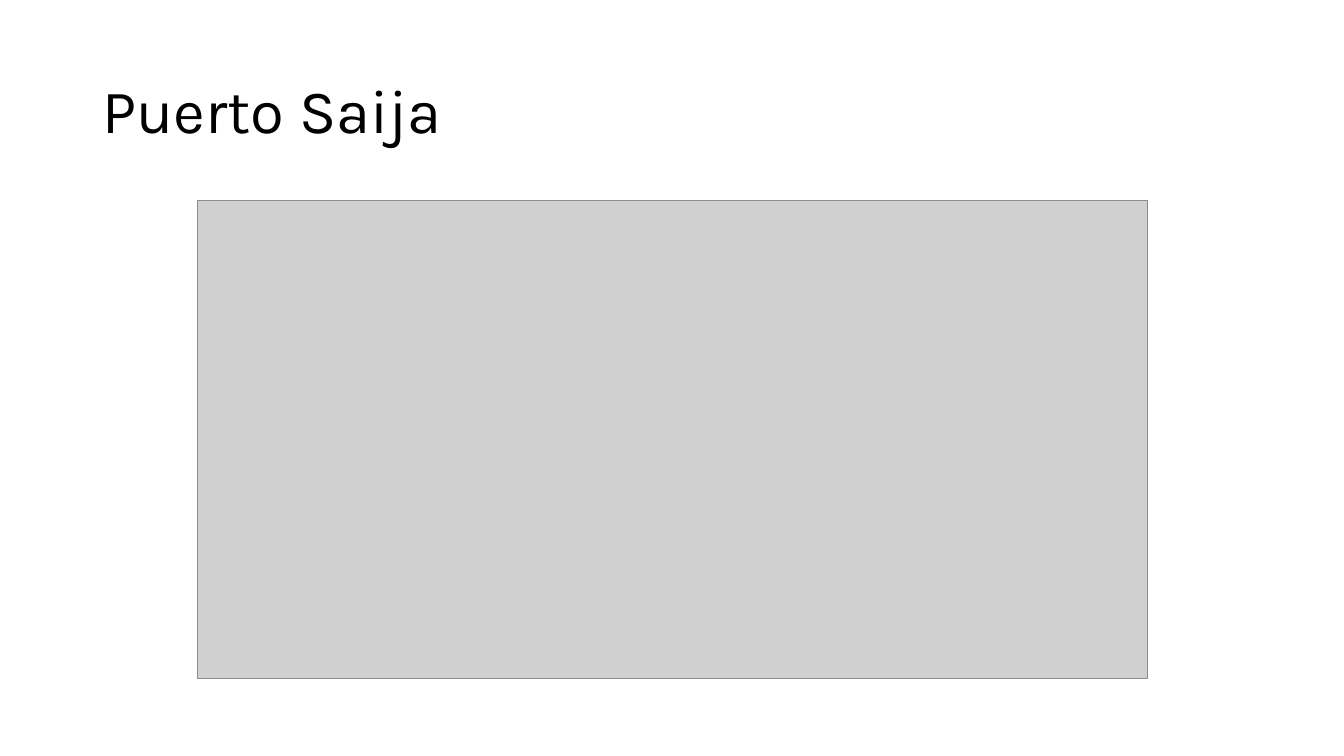
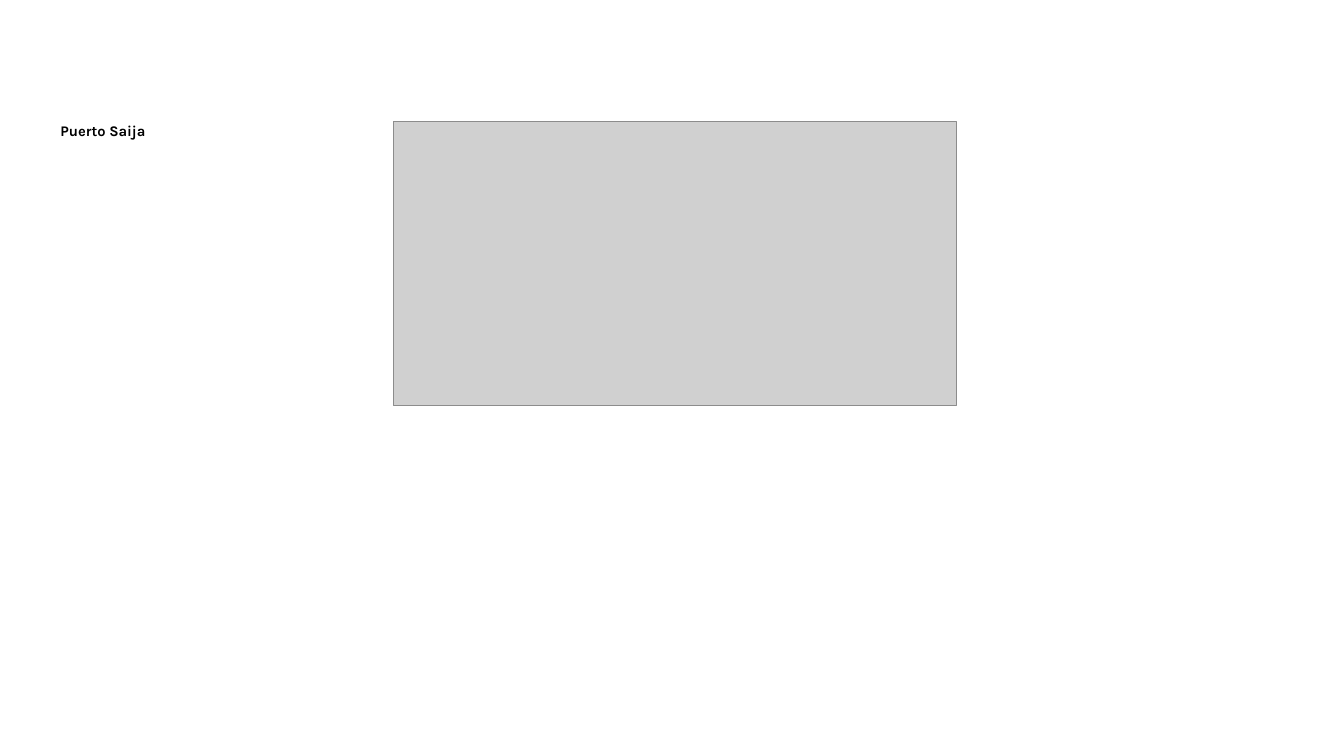
Before and after one commit to edalfon/ptfr, a slide deck: slide 42 of slides/slides.pptx (slide 40 before the commit). Drawn at 1344x756 pixels with LibreOffice and Linux fonts; fonts in the diff are those of the drawing; grey boxes stand for pictures. Boxes give left, top, right and bottom in pixels: in the first picture for what was removed or moved away, otherwise in the second. Text is boxed around its words. In the diff, an @@ line names an element or a change of style, - is before the commit and + after.

```diff
--- a/slides/slides.pptx
+++ b/slides/slides.pptx
@@ text "Puerto Saija" moved from (x1=102, y1=90, x2=442, y2=148) to (x1=60, y1=125, x2=145, y2=140) @@
@@ text "Puerto Saija" at (x1=60, y1=125, x2=145, y2=140): size 44 to 10.5 pt, bold on; more space between paragraphs; vertical alignment middle to top @@
@@ picture resized from (x1=198, y1=201, x2=1148, y2=680) to (x1=393, y1=122, x2=956, y2=406) @@
```
Also in this commit, not shown: 47 other slides changed, 14 slides added, 10 slides removed, 10 other files.
